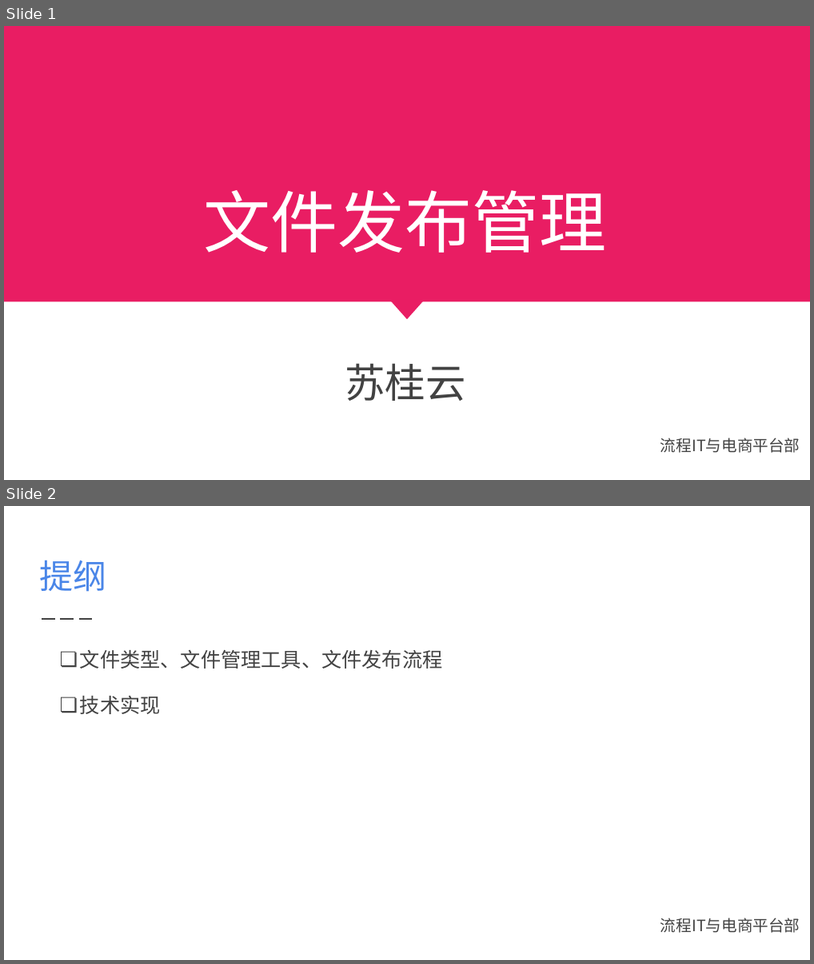
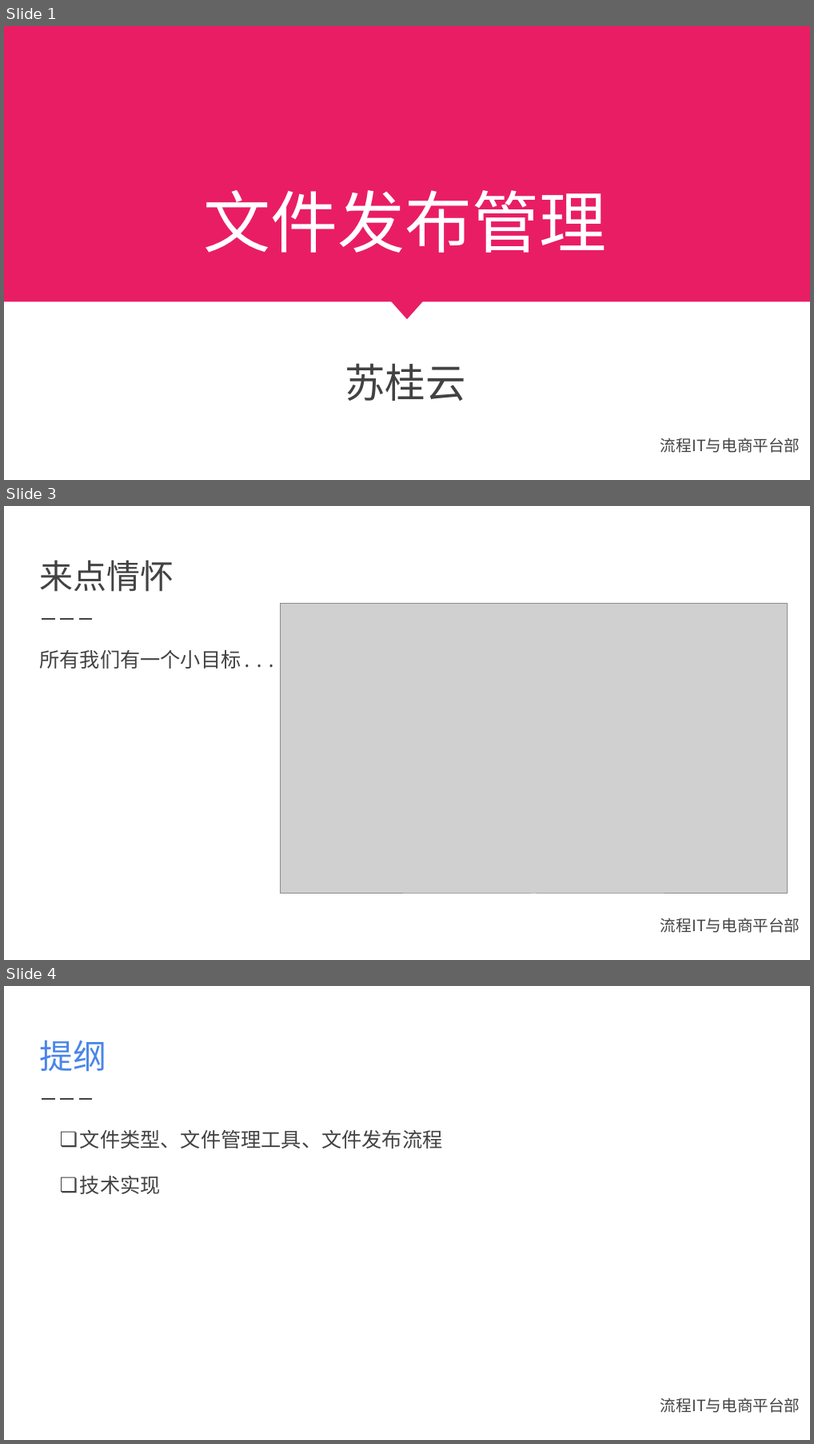
Before and after one commit to shekobe/test, a slide deck: 文件发布管理.pptx. Shown one above the other, each under a label of ours: slides 1 and 2 before the commit, slides 1, 3 and 4 after it; the slides between them are not shown. The pictures are 814x964 and 814x1444 pixels, drawn with LibreOffice and Linux fonts; fonts in the diff are those of the drawing; grey boxes stand for pictures; background and template pictures are left out. Boxes give left, top, right and bottom in pixels: in the first picture for what was removed or moved away, otherwise in the second. Text is boxed around its words. In the diff, an @@ line names an element or a change of style, - is before the commit and + after.

```diff
--- a/文件发布管理.pptx
+++ b/文件发布管理.pptx
@@ slide 3 added at (4, 506, 810, 960), background #FFFFFF; not listed: 2 template elements that a slide beside it also shows @@
@@ title added at (39, 560, 174, 592), 30 pt, text #424242 @@
+来点情怀
@@ picture added at (280, 604, 788, 893) @@
@@ text added at (39, 650, 277, 668), 18 pt, text #424242 @@
+所有我们有一个小目标...
@@ what was slide 2 is now slide 4 @@
```
Also in this commit, not shown: 2 slides changed, 2 other slides added, 1 slide removed, 1 other file.
